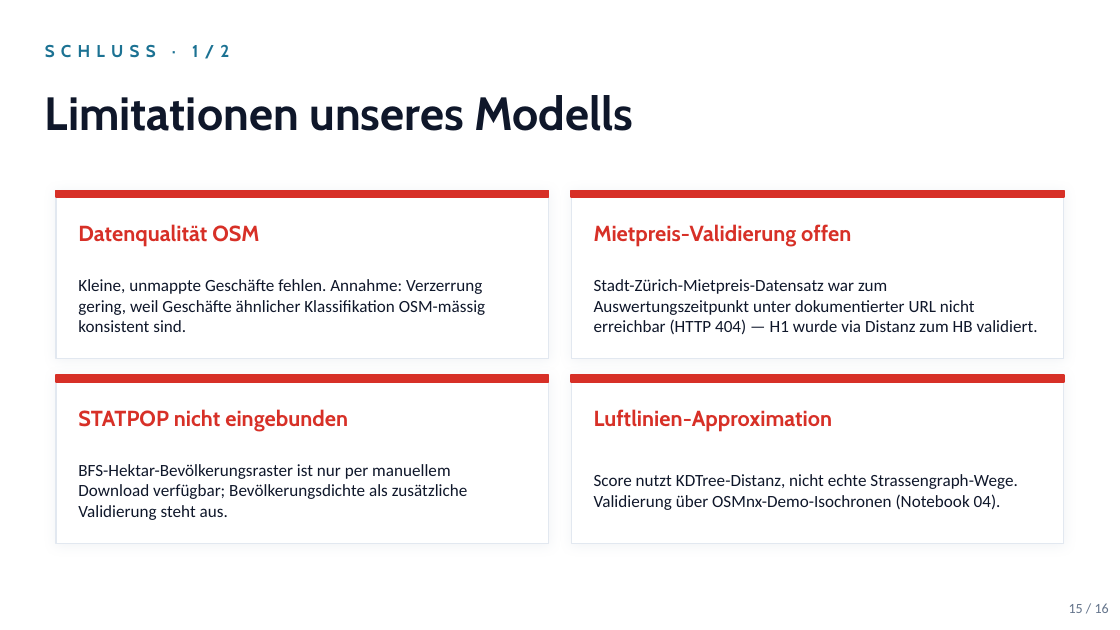
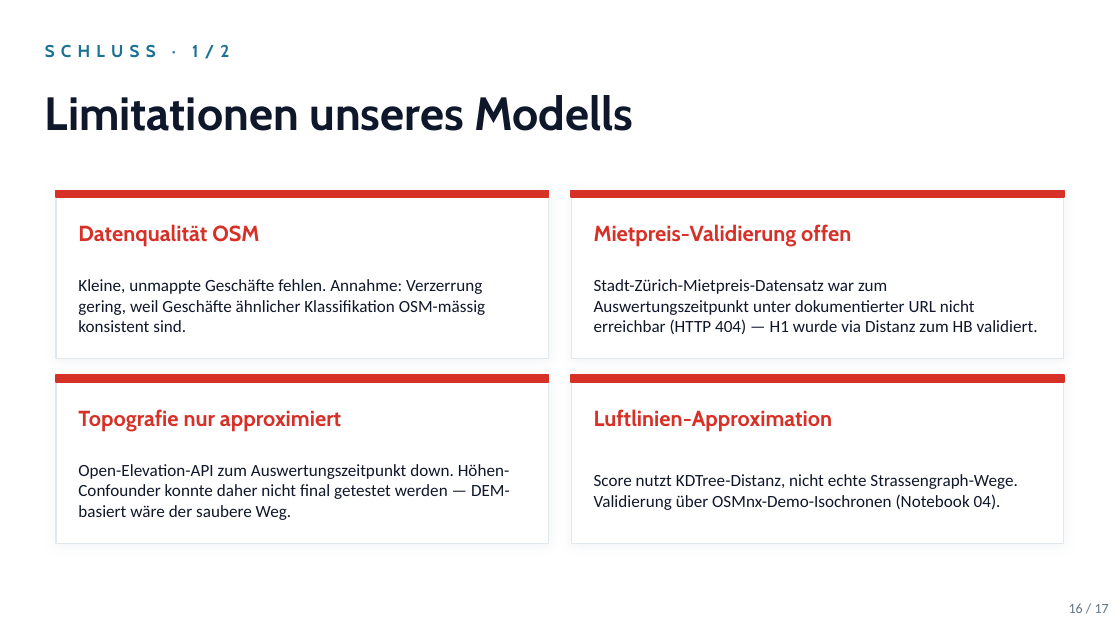
Before and after one commit to sanirmem/zh15min, a slide deck: slide 16 of reports/zh15min_slides.pptx (slide 15 before the commit). Drawn at 1120x630 pixels with LibreOffice and Linux fonts; fonts in the diff are those of the drawing. Boxes give left, top, right and bottom in pixels: in the first picture for what was removed or moved away, otherwise in the second. Text is boxed around its words. In the diff, an @@ line names an element or a change of style, - is before the commit and + after.

```diff
--- a/reports/zh15min_slides.pptx
+++ b/reports/zh15min_slides.pptx
@@ text at [78, 409, 341, 431]: text changed @@
-STATPOP nicht eingebunden
+Topografie nur approximiert
@@ text at [78, 464, 510, 520]: text changed @@
-BFS-Hektar-Bevölkerungsraster ist nur per manuellem Download verfügbar; Bevölkerungsdichte als zusätzliche Validierung steht aus.
+Open-Elevation-API zum Auswertungszeitpunkt down. Höhen-Confounder konnte daher nicht final getestet werden — DEM-basiert wäre der saubere Weg.
@@ text at [1069, 603, 1109, 613]: text changed @@
-15 / 16
+16 / 17
```
Also in this commit, not shown: 15 other slides changed, 1 slide added, 3 other files.
